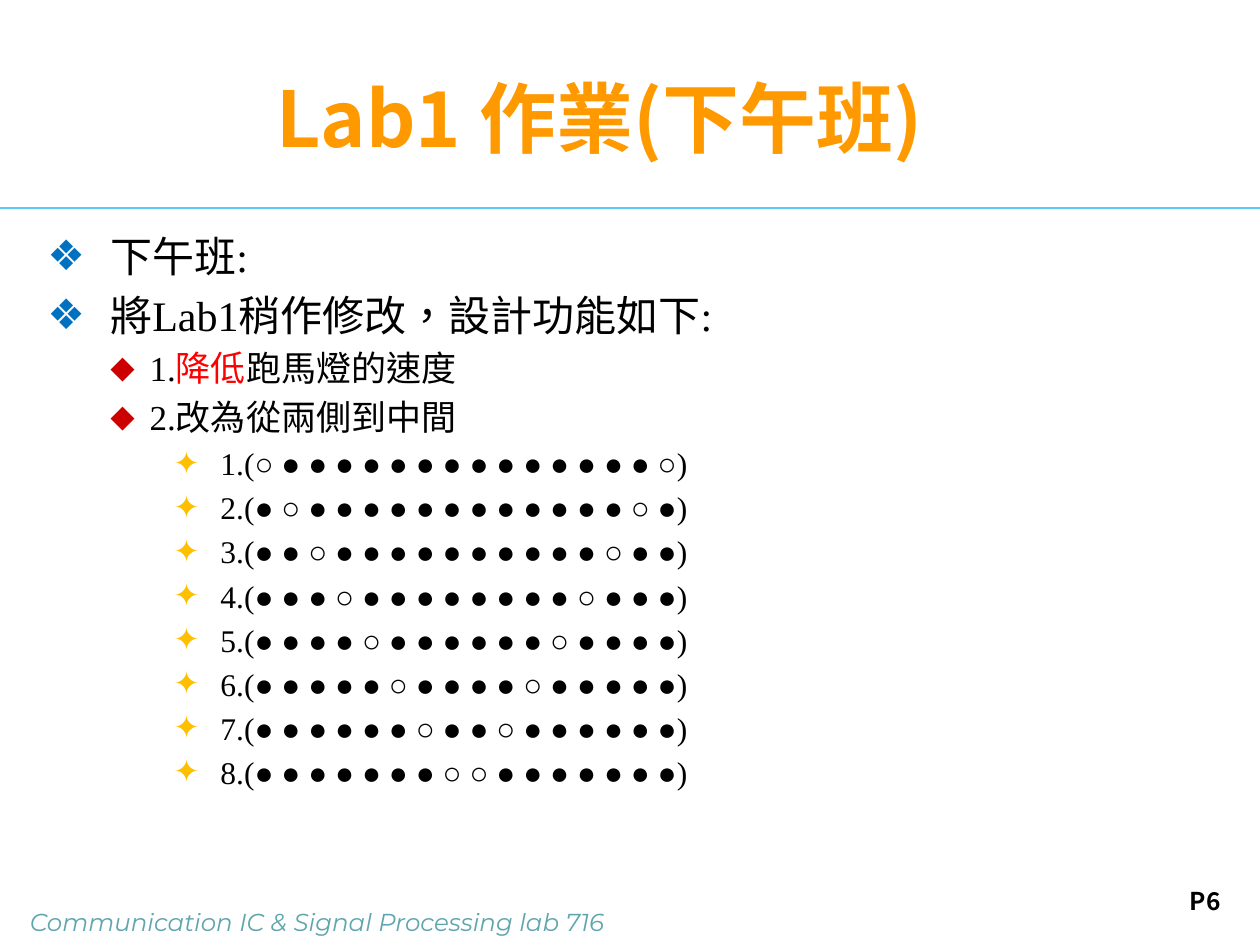
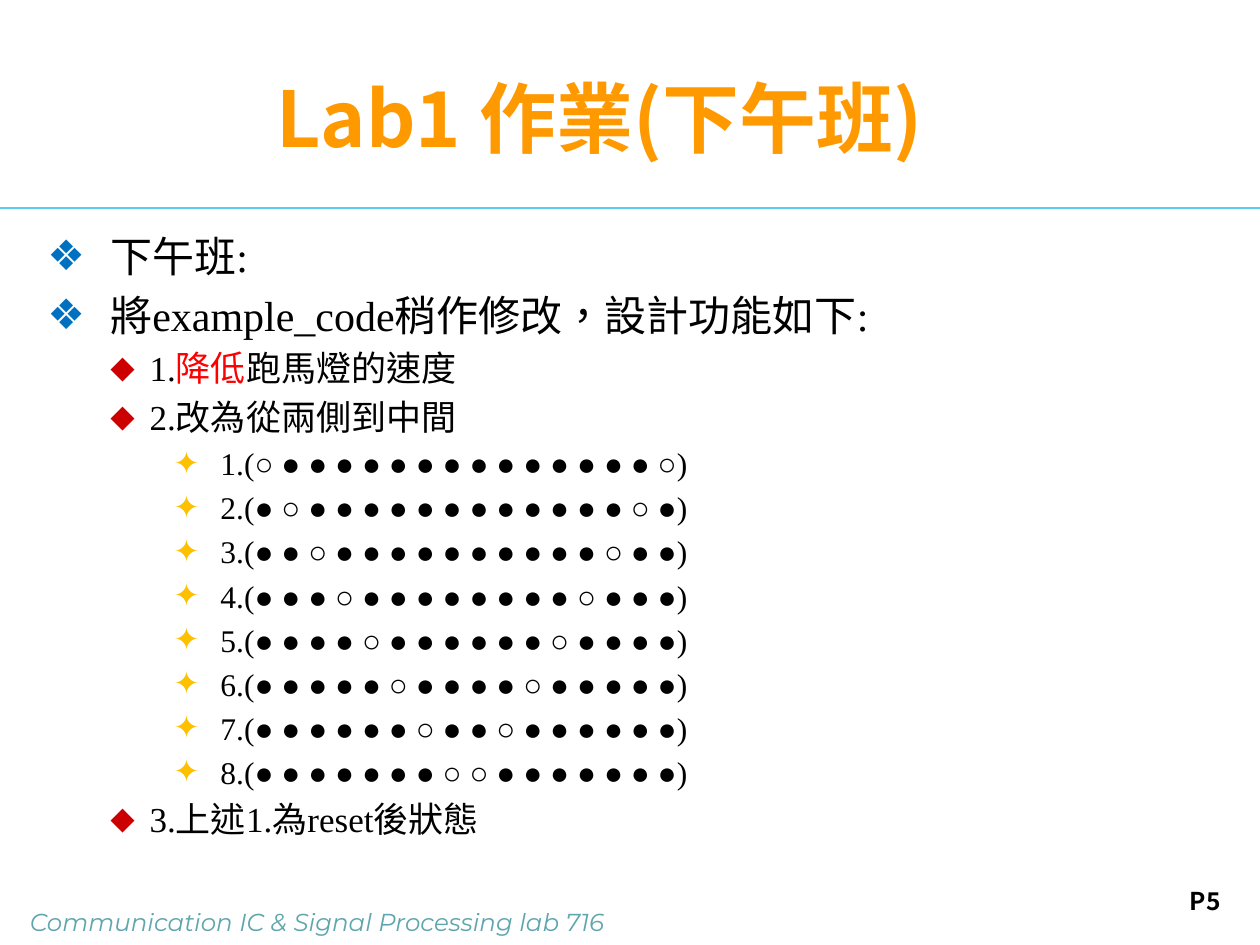
Before and after one commit to putoze/FPGA, a slide deck: slide 5 of lab1/lab1_a/Lab1_Flash_LED.pptx (slide 6 before the commit). Drawn at 1260x945 pixels with LibreOffice and Linux fonts; fonts in the diff are those of the drawing; background and template pictures are left out. Boxes give left, top, right and bottom in pixels: in the first picture for what was removed or moved away, otherwise in the second. Text is boxed around its words. In the diff, an @@ line names an element or a change of style, - is before the commit and + after.

```diff
--- a/lab1/lab1_a/Lab1_Flash_LED.pptx
+++ b/lab1/lab1_a/Lab1_Flash_LED.pptx
@@ text at [110, 295, 868, 340]: text changed @@
-❖ 將Lab1稍作修改，設計功能如下:
+❖ 將example_code稍作修改，設計功能如下:
@@ text at [150, 805, 479, 835]: paragraph added @@
+  ⬥ 3.上述1.為reset後狀態
@@ page number at [1190, 891, 1221, 911]: text changed @@
-P6
+P5
```
Also in this commit, not shown: 4 other slides changed, 1 slide removed, 56 other files.
